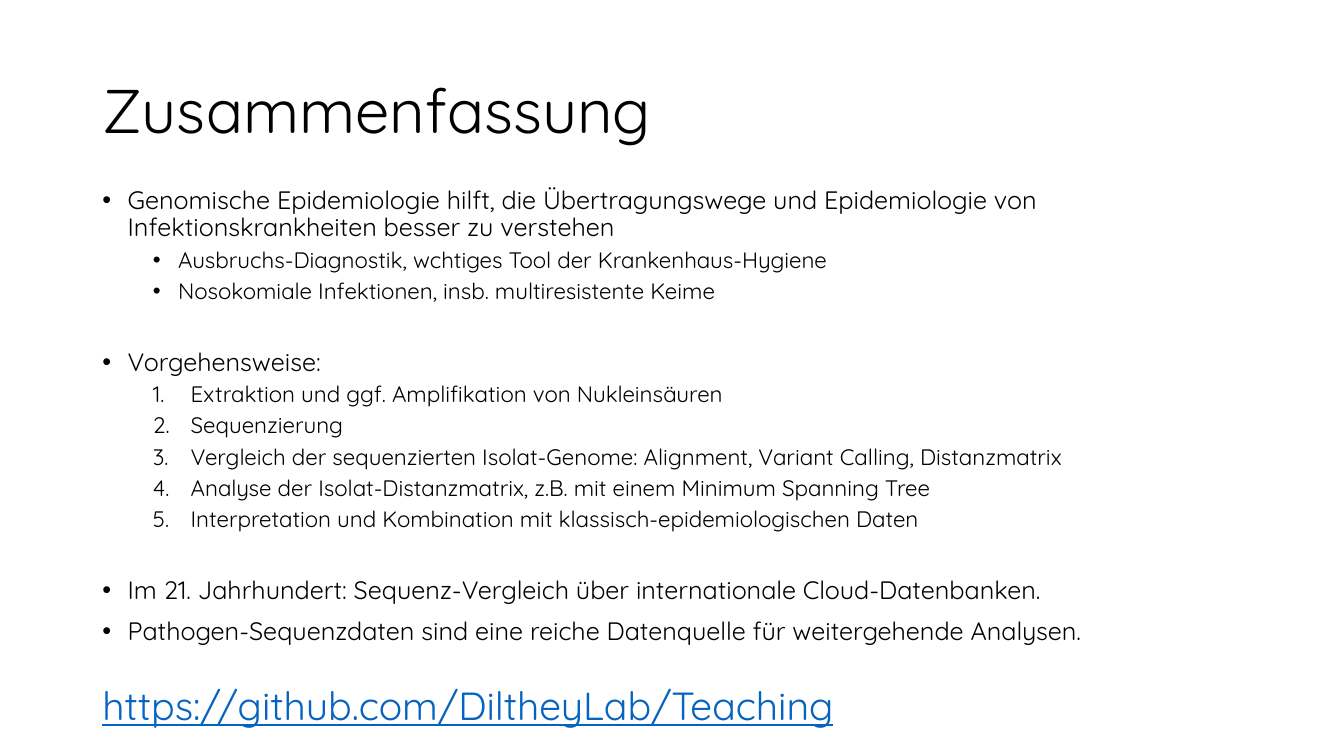
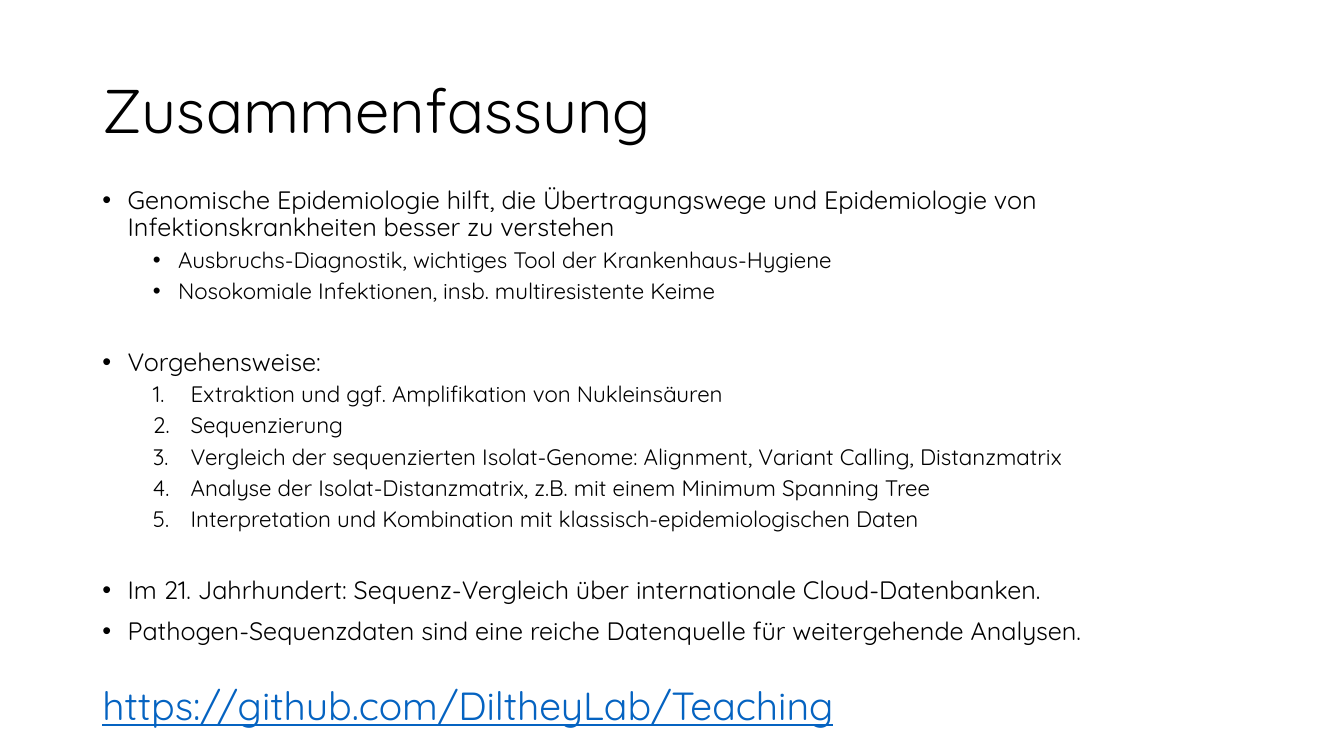
Before and after one commit to DiltheyLab/Teaching, a slide deck: slide 17 of Genomische Epidemiologie.pptx. Drawn at 1344x756 pixels with LibreOffice and Linux fonts; fonts in the diff are those of the drawing. Boxes give left, top, right and bottom in pixels: in the first picture for what was removed or moved away, otherwise in the second. Text is boxed around its words. In the diff, an @@ line names an element or a change of style, - is before the commit and + after.

```diff
--- a/Genomische Epidemiologie.pptx
+++ b/Genomische Epidemiologie.pptx
@@ text at bbox=[178, 251, 832, 273]: text changed @@
-  • Ausbruchs-Diagnostik, wchtiges Tool der Krankenhaus-Hygiene
+  • Ausbruchs-Diagnostik, wichtiges Tool der Krankenhaus-Hygiene
```
Also in this commit, not shown: 4 other slides changed.
